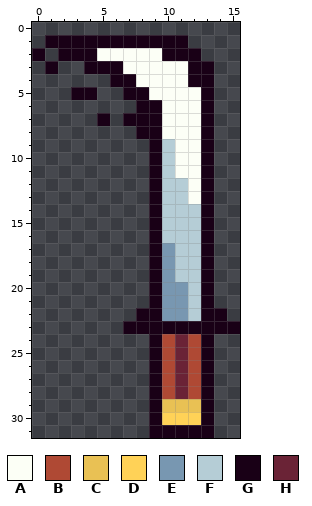
Pixel-art file: Assets/Sprites/weapon_attack2.aseprite. Above is the file before it was changed.
16x32 pixels, 1 frame.
Palette (. is transparent): A #fcfff6  B #af4934  C #e9c154  D #ffd257  E #7897b1  F #b5cdd6  G #190016  H #6a2336
Pixels before, first column x 0:
 1 .GGGGGGGGGGG....
 2 G.GGGAAAAAGGG...
 3 .G..GGGAAAAAGG..
 4 ......GGAAAAGG..
 5 ...GG..GGAAAAG..
 6 ........GGAAAG..
 7 .....G.GGGAAAG..
 8 ........GGAAAG..
 9 .........GFAAG..
10 .........GFAAG..
11 .........GFAAG..
12 .........GFFAG..
13 .........GFFAG..
14 .........GFFFG..
15 .........GFFFG..
16 .........GFFFG..
17 .........GEFFG..
18 .........GEFFG..
19 .........GEFFG..
20 .........GEEFG..
21 .........GEEFG..
22 ........GGEEFGG.
23 .......GGGGGGGGG
24 .........GBHBG..
25 .........GBHBG..
26 .........GBHBG..
27 .........GBHBG..
28 .........GBHBG..
29 .........GCCCG..
30 .........GDDDG..
31 .........GGGGG..
Now the later version:
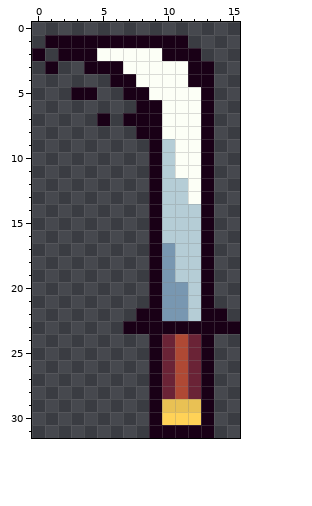
The exact change:
Colour B changes from #af4934 to #6a2336.
Colour H changes from #6a2336 to #af4934.
